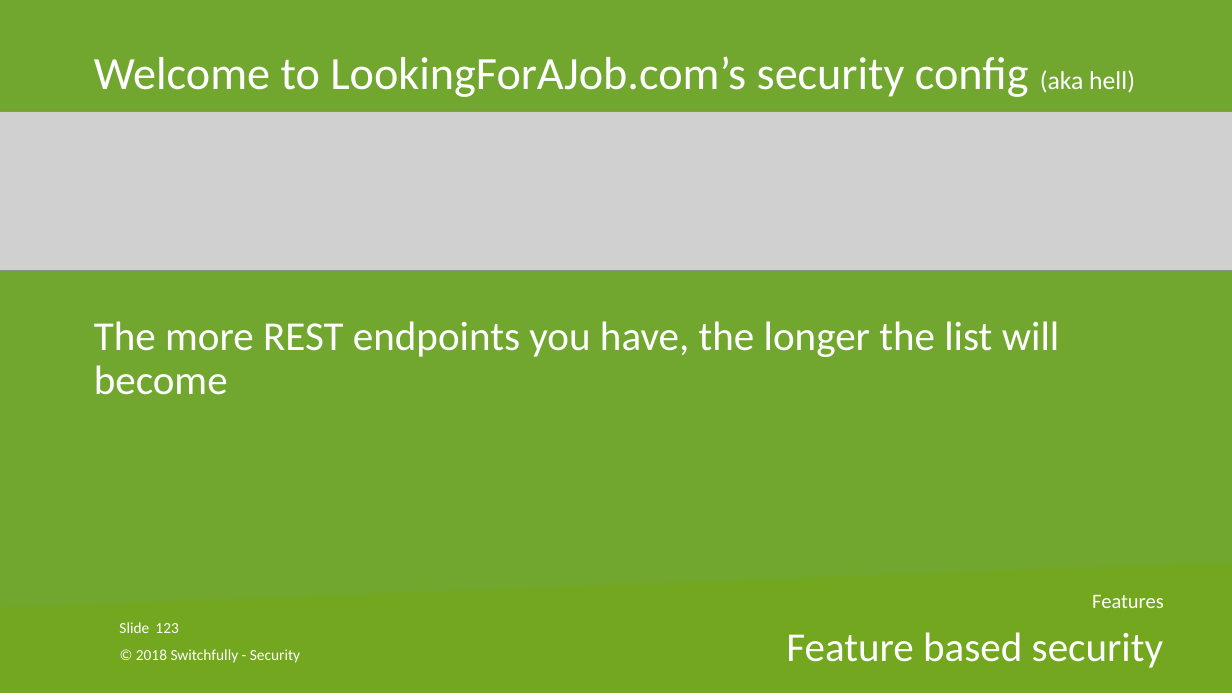
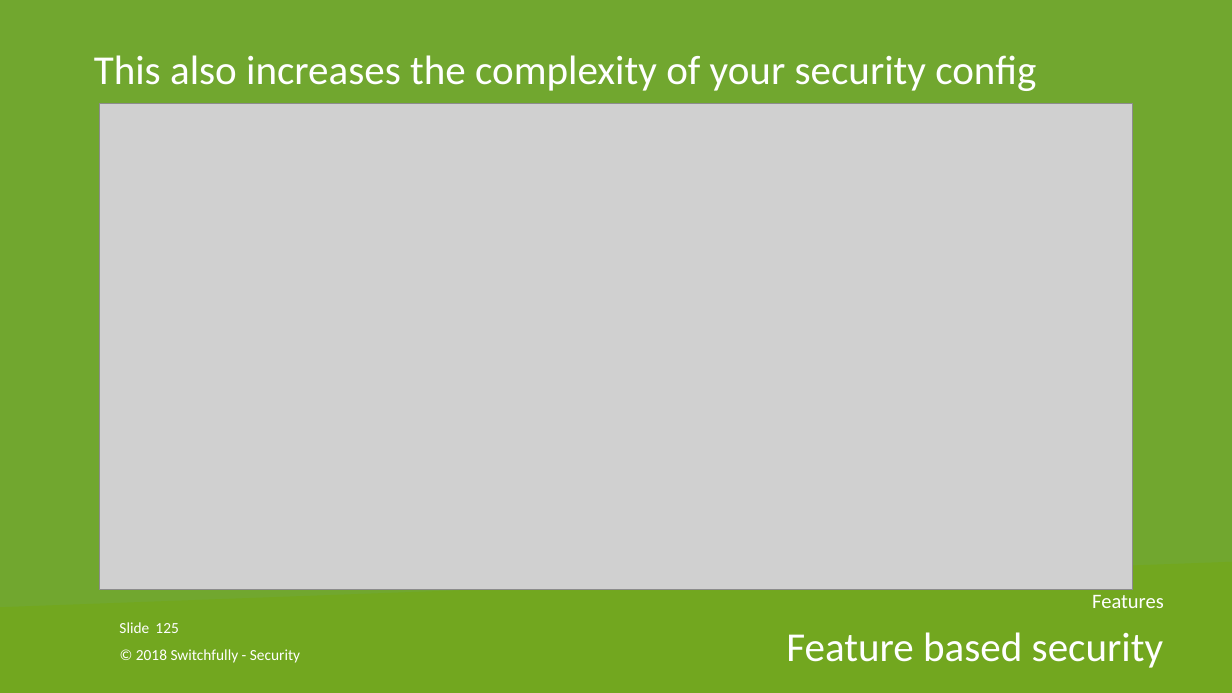
Before and after one commit to nielsjani/switchfully-security, a slide deck: slide 125 of powerpoint/switchfully-security@Cegeka.pptx (slide 123 before the commit). Drawn at 1232x693 pixels with LibreOffice and Linux fonts; fonts in the diff are those of the drawing; grey boxes stand for pictures; background and template pictures are left out. Boxes give left, top, right and bottom in pixels: in the first picture for what was removed or moved away, otherwise in the second. Text is boxed around its words. In the diff, an @@ line names an element or a change of style, - is before the commit and + after.

```diff
--- a/powerpoint/switchfully-security@Cegeka.pptx
+++ b/powerpoint/switchfully-security@Cegeka.pptx
@@ text at [94, 55, 1036, 91]: text changed @@
-Welcome to LookingForAJob.com’s security config (aka hell)
-The more REST endpoints you have, the longer the list will become
+This also increases the complexity of your security config
@@ picture removed at [0, 111, 1232, 270] @@
@@ picture added at [100, 104, 1133, 590] @@
@@ page number at [155, 623, 178, 633]: text changed @@
-123
+125
```
Also in this commit, not shown: 4 other slides changed, 6 slides added, 1 slide removed.
